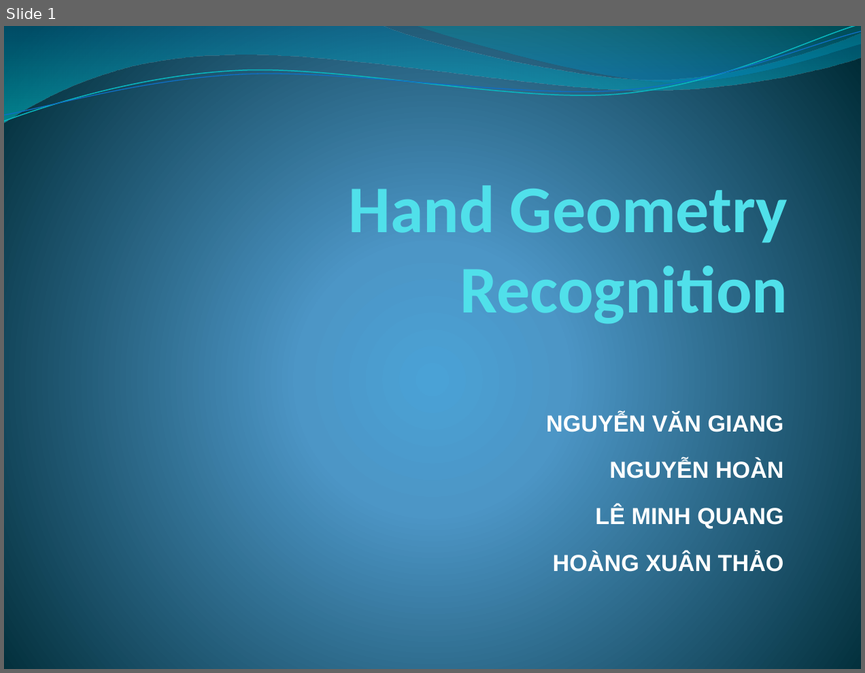
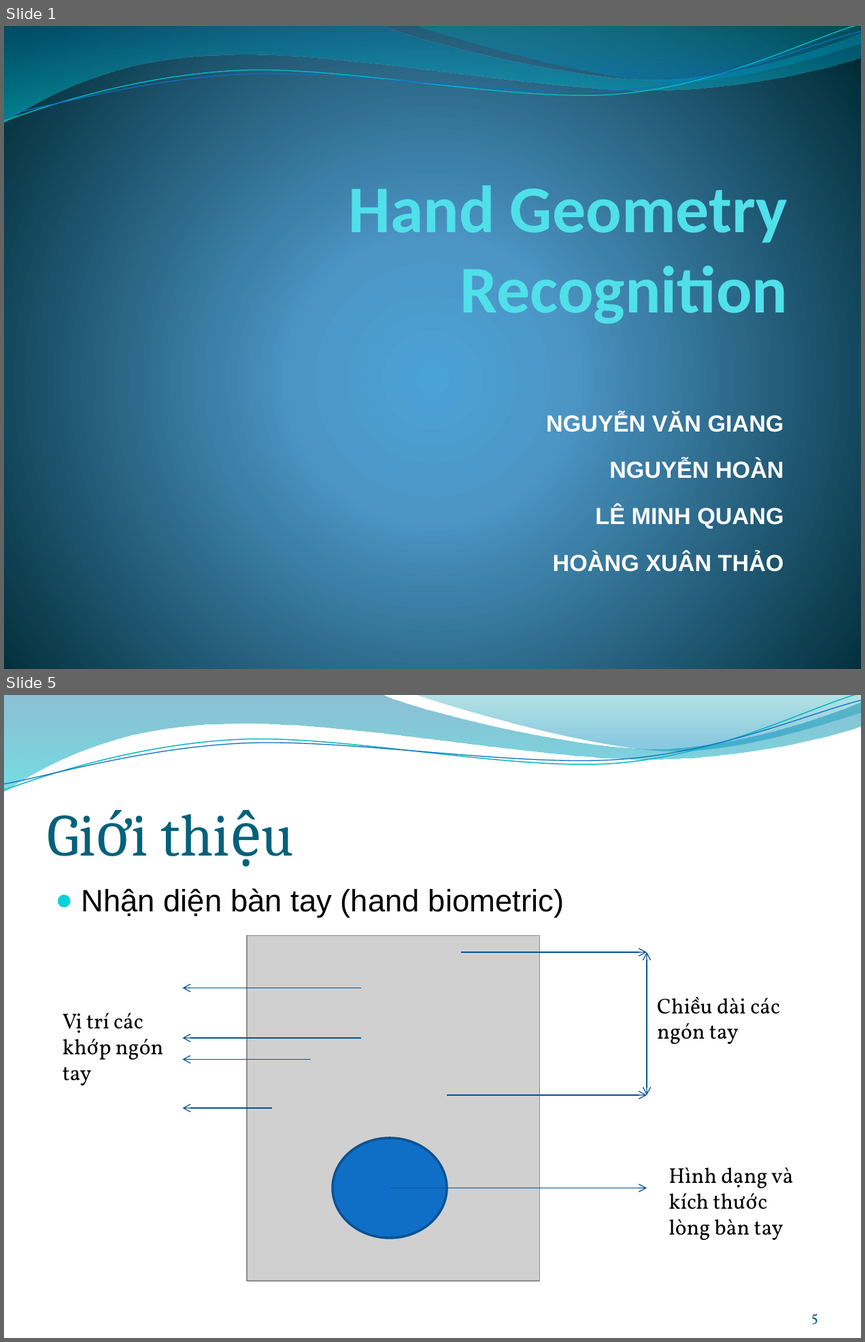
Before and after one commit to trianindiaputra/handgeometry, a slide deck: Documentation/presentation.pptx. Shown one above the other, each under a label of ours: slide 1 before the commit, slides 1 and 5 after it; the slides between them are not shown. The pictures are 865x673 and 865x1342 pixels, drawn with LibreOffice and Linux fonts; fonts in the diff are those of the drawing; grey boxes stand for pictures; background and template pictures are left out. Boxes give left, top, right and bottom in pixels: in the first picture for what was removed or moved away, otherwise in the second. Text is boxed around its words. In the diff, an @@ line names an element or a change of style, - is before the commit and + after.

```diff
--- a/Documentation/presentation.pptx
+++ b/Documentation/presentation.pptx
@@ slide 5 added at [4,695,861,1338], background picture (left out); not listed: 4 template elements that a slide beside it also shows @@
@@ title added at [47,761,818,868], 50 pt, text #04617B @@
+Giới thiệu
@@ text added at [81,888,564,917], 26 pt, text #000000 @@
+● Nhận diện bàn tay (hand biometric)
@@ picture added at [247,935,540,1280] @@
@@ arrow added from (461, 952) to (647, 952), #095295 0.75 pt @@
@@ double arrow added from (647, 952) to (647, 1095), #095295 0.75 pt @@
@@ arrow added from (361, 988) to (182, 988), #095295 0.75 pt @@
@@ text added at [657,997,780,1044], 18 pt, text #000000 @@
+Chiều dài các ngón tay
@@ text added at [62,1013,163,1085], 18 pt, text #000000 @@
+Vị trí các khớp ngón tay
@@ arrow added from (361, 1038) to (182, 1038), #095295 0.75 pt @@
@@ arrow added from (311, 1059) to (182, 1059), #095295 0.75 pt @@
@@ arrow added from (447, 1095) to (647, 1095), #095295 0.75 pt @@
@@ arrow added from (271, 1108) to (182, 1108), #095295 0.75 pt @@
@@ ellipse added at [332,1138,446,1238], fill #0F6FC6, outline #0B5292 2 pt @@
@@ text added at [668,1167,793,1240], 18 pt, text #000000 @@
+Hình dạng và kích thước lòng bàn tay
@@ arrow added from (390, 1187) to (647, 1187), #095295 0.75 pt @@
@@ page number added at [811,1313,818,1324], 12 pt, text #045D75 @@
+5
```
Also in this commit, not shown: 5 slides changed, 12 other slides added, 1 slide removed, 1 other file.
